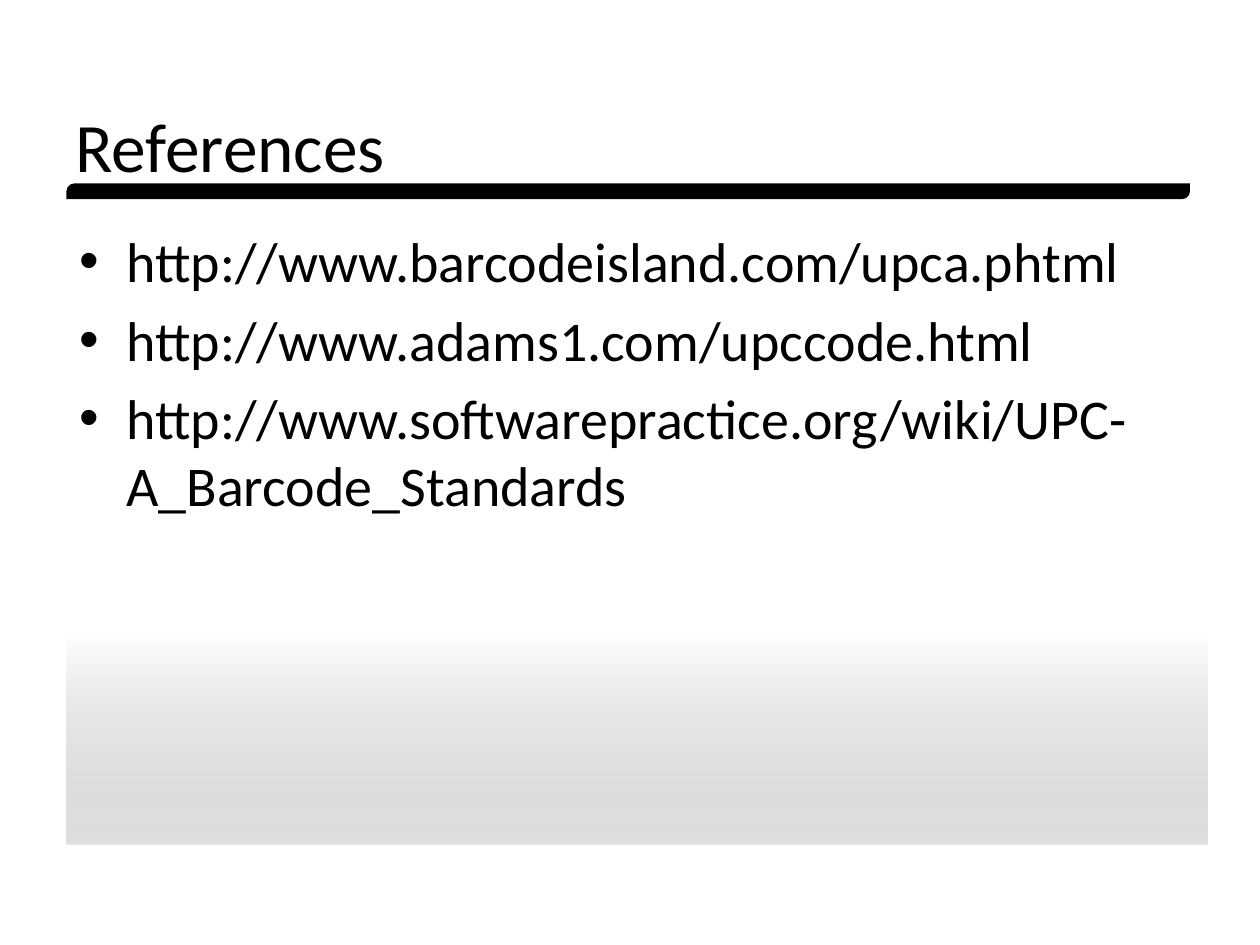
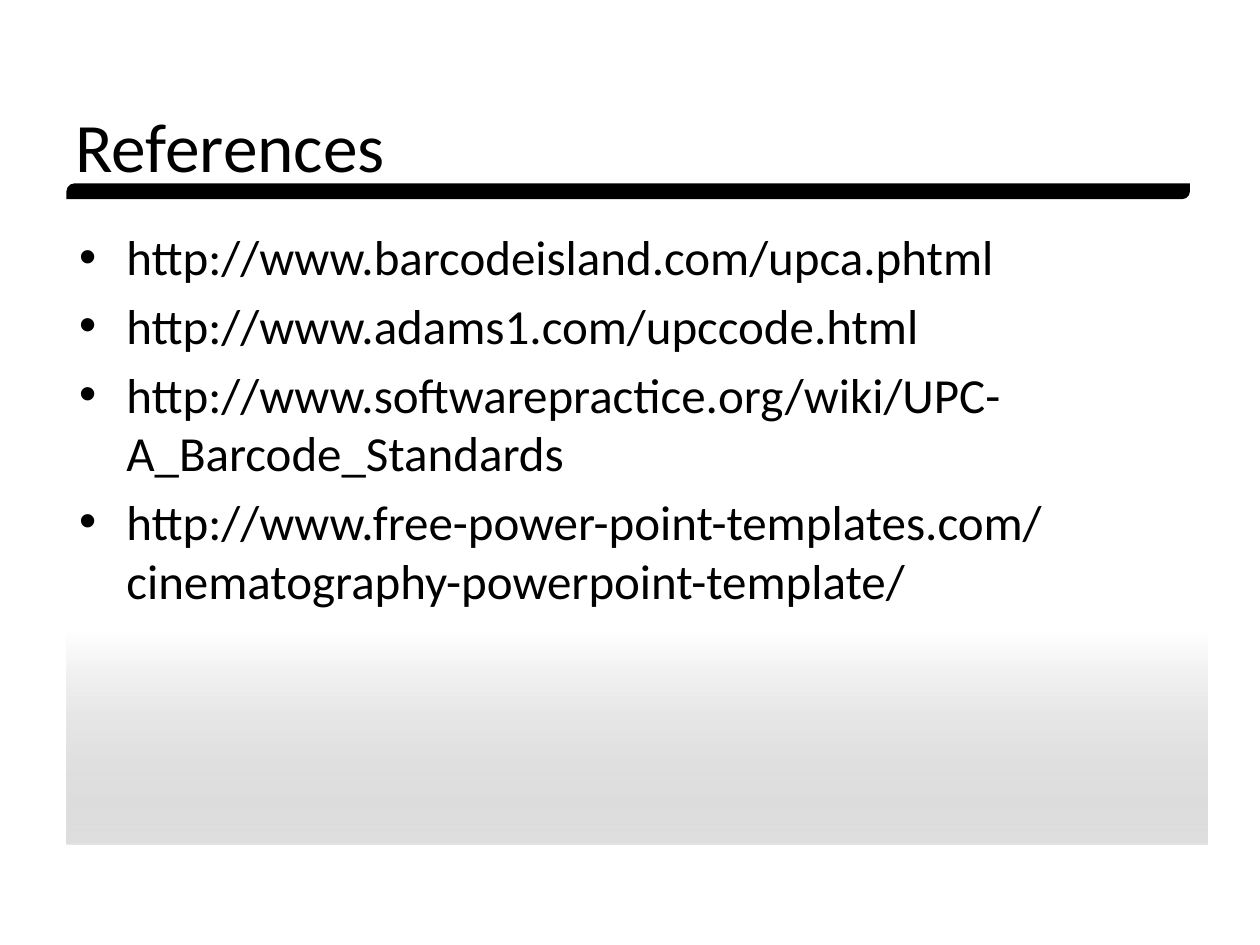
Before and after one commit to pintodragon/CS598MovieCatalog, a slide deck: slide 23 of src/docs/Presentation/Got Movie Presentation.pptx (slide 20 before the commit). Drawn at 1260x945 pixels with LibreOffice and Linux fonts; fonts in the diff are those of the drawing; background and template pictures are left out. Boxes give left, top, right and bottom in pixels: in the first picture for what was removed or moved away, otherwise in the second. Text is boxed around its words. In the diff, an @@ line names an element or a change of style, - is before the commit and + after.

```diff
--- a/src/docs/Presentation/Got Movie Presentation.pptx
+++ b/src/docs/Presentation/Got Movie Presentation.pptx
@@ text at box(126, 241, 1000, 478): size 32 to 28 pt in "http://www.barcodeisland.com/upca.phtml", "http://www.adams1.com/upccode.html", "http://www.softwarepractice.org/wiki/UPC-A_Barcode_Standards" @@
@@ text at box(126, 506, 1041, 608): paragraph added @@
+• http://www.free-power-point-templates.com/cinematography-powerpoint-template/
```
Also in this commit, not shown: 4 other slides changed, 3 slides added.
